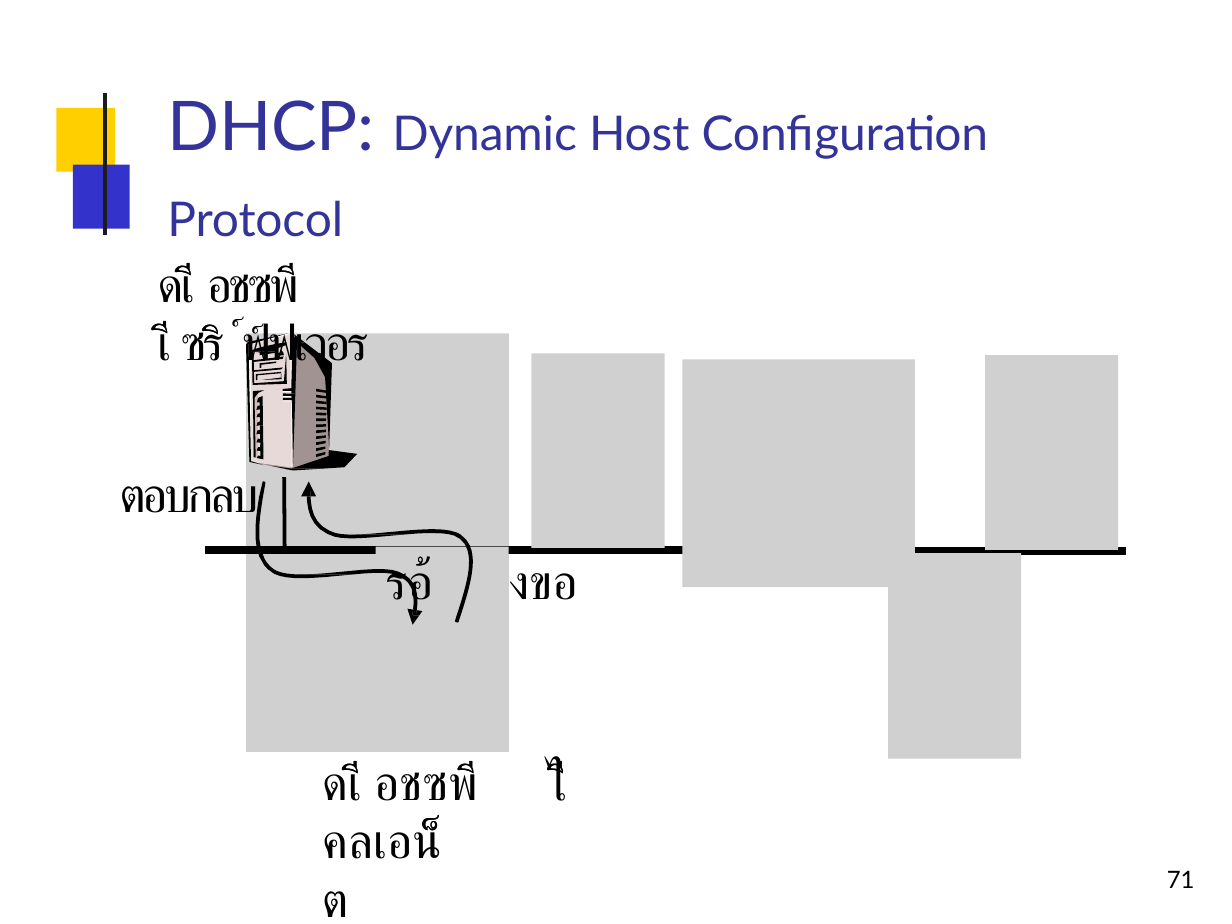
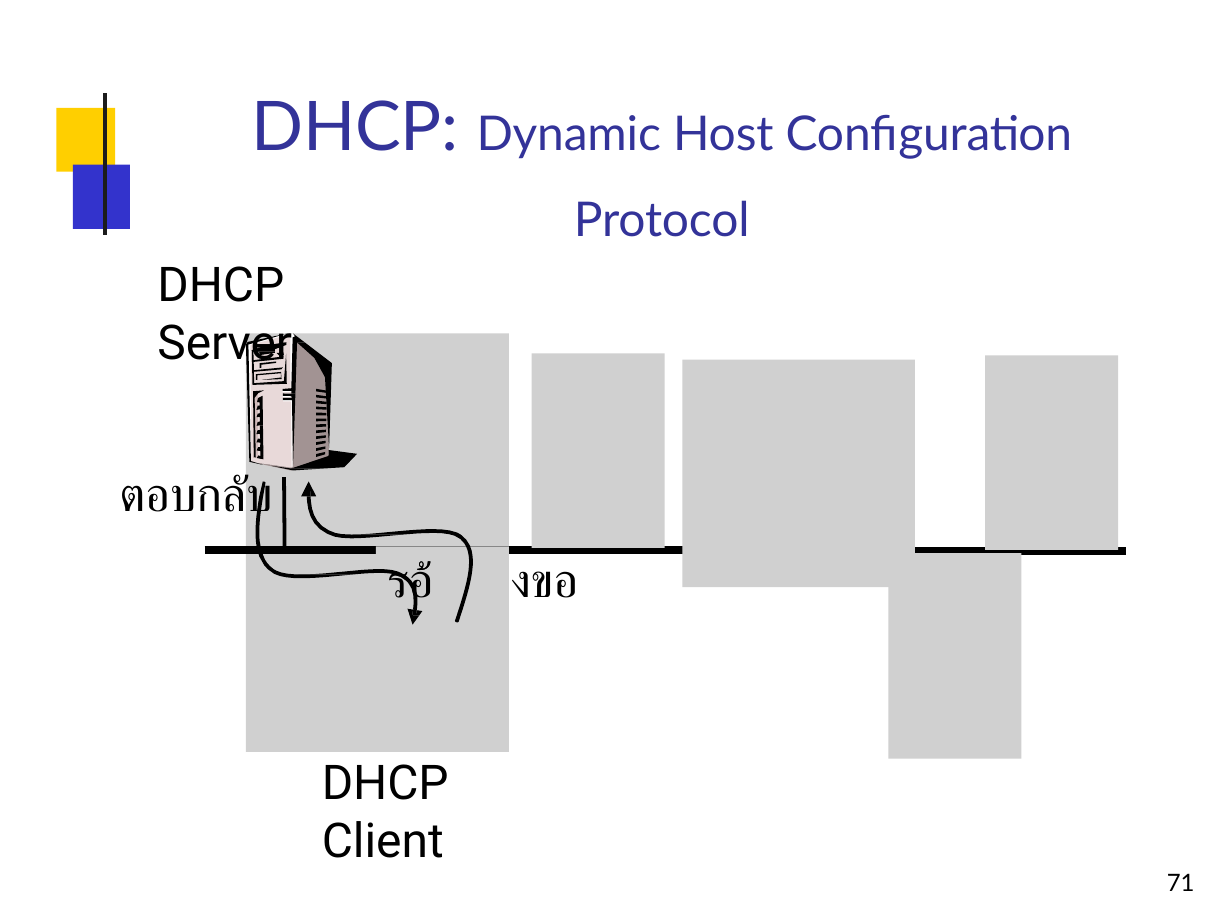
Before and after one commit to Al0nesauurs/etc, a slide deck: slide 71 of networkStudy/2015-15-2-application-protocols.pptx. Drawn at 1232x924 pixels with LibreOffice and Linux fonts; fonts in the diff are those of the drawing; grey boxes stand for pictures; background and template pictures are left out. Boxes give left, top, right and bottom in pixels: in the first picture for what was removed or moved away, otherwise in the second. Text is boxed around its words. In the diff, an @@ line names an element or a change of style, - is before the commit and + after.

```diff
--- a/networkStudy/2015-15-2-application-protocols.pptx
+++ b/networkStudy/2015-15-2-application-protocols.pptx
@@ title "DHCP: Dynamic Host Configuration Protocol" at [251,100,1073,237]: alignment left to centre @@
@@ text at [157,266,292,370]: text changed; size 28.5 to 28 pt @@
-ดเีี อชซพีี เีี ซริิ ์ฟ์ฟเวอร
+DHCP Server
@@ outline redrawn in 7 elements at [250,334,292,468], [251,342,286,386], [277,350,285,356], [260,361,277,367], [301,482,472,623], [255,482,421,625], [283,334,333,464] @@
@@ text at [119,473,272,525]: text changed; size 28.5 to 28 pt @@
-ตอบกลบ
+ตอบกลับ
@@ text at [388,561,578,612]: size 28.5 to 28 pt in "รอ้้ งขอ"; letter spacing 0.4 to 0 pt, letter spacing -11 to 0 pt in "รอ้้"; letter spacing -0.1 to 0 pt, letter spacing 0.1 to 0 pt in "งขอ"; indent changed @@
@@ text at [322,764,449,858]: text changed; size 28.5 to 28 pt @@
-ดเีี อชซพีี ไีี คลเอน็็ ต
+DHCP Client
@@ page number at [1167,873,1195,891]: line spacing 15.4pt to 15.5pt @@
```
Also in this commit, not shown: 75 other slides changed, 13 other files.
